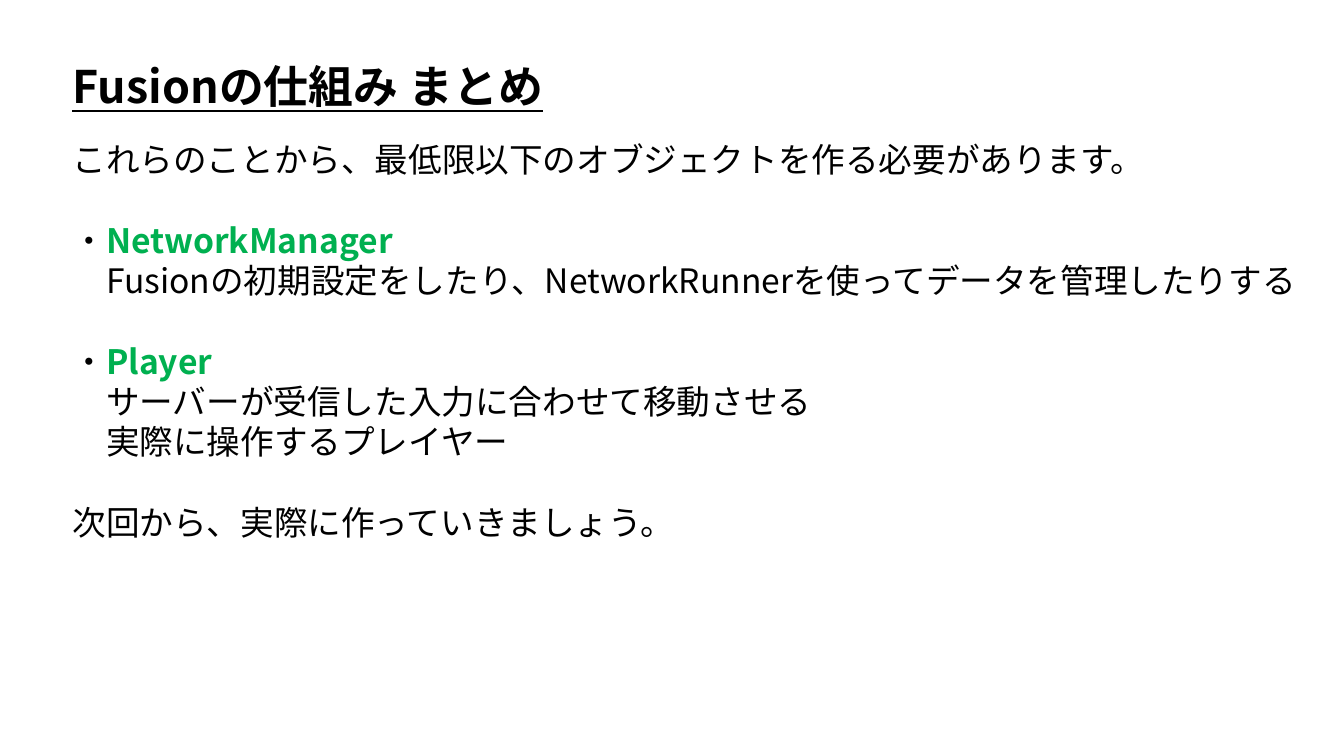
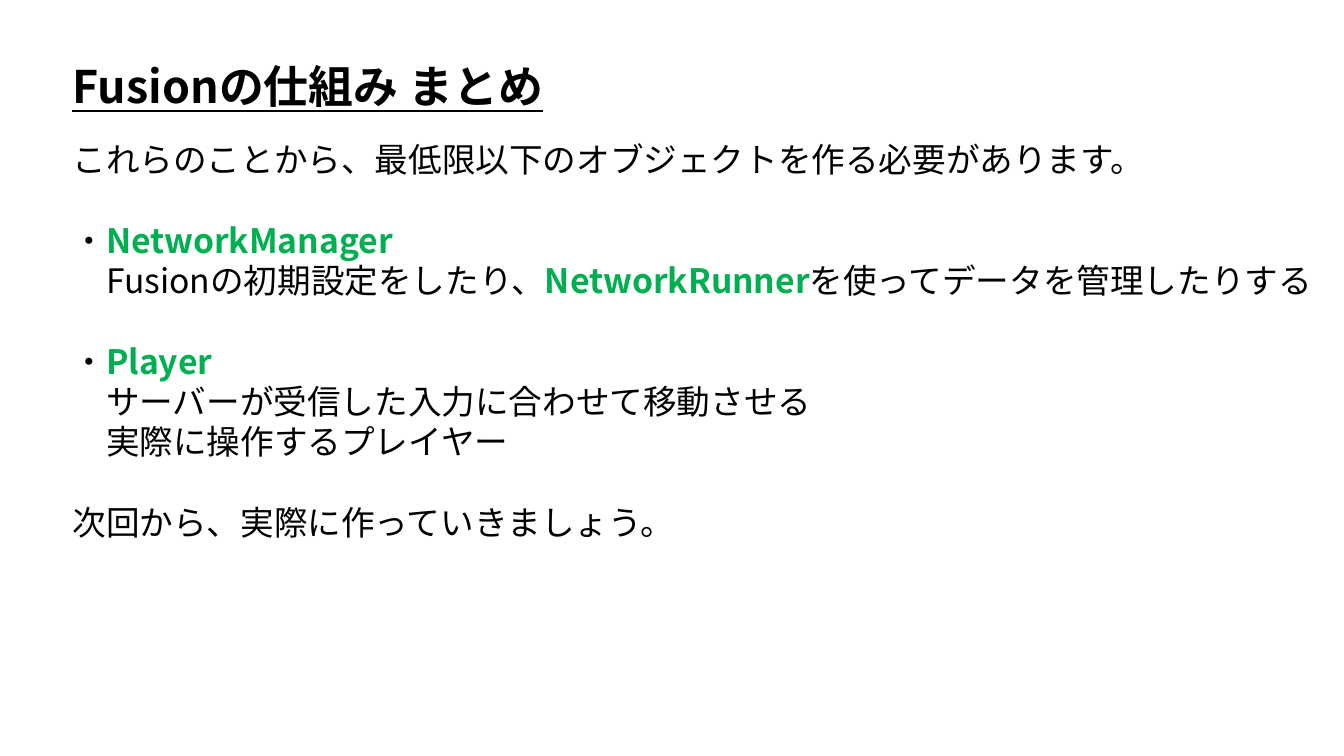
Before and after one commit to ArakiYusuke-Ohara/Textbook, a slide deck: slide 5 of ゲーム科3年/00_前期/オンラインゲームプログラミングⅡ/02_Fusionの仕組み.pptx. Drawn at 1344x756 pixels with LibreOffice and Linux fonts; fonts in the diff are those of the drawing. Boxes give left, top, right and bottom in pixels: in the first picture for what was removed or moved away, otherwise in the second. Text is boxed around its words. In the diff, an @@ line names an element or a change of style, - is before the commit and + after.

```diff
--- a/ゲーム科3年/00_前期/オンラインゲームプログラミングⅡ/02_Fusionの仕組み.pptx
+++ b/ゲーム科3年/00_前期/オンラインゲームプログラミングⅡ/02_Fusionの仕組み.pptx
@@ text at (x1=106, y1=259, x2=1312, y2=296): text colour #000000 to #00B050, bold on in "Fusionの初期設定をしたり、NetworkRunnerを使ってデータを管理したりする" @@
```
Also in this commit, not shown: 2 other slides changed.
